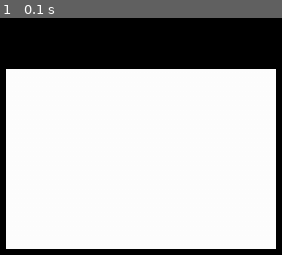
Above: before the commit, frame 1.
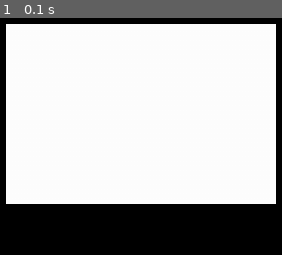
Above: after the commit, the same moment.

Repository: melekaylin/Proje
Game: pygame game, started from ekran.py
The game is run twice, just before and just after one commit, with the same random seed, the same clock (stepped at 60 frames per second) and the same inputs.
Inputs:
- Up to frame 1 (0.1 s): no input

The runs differ from the first frame. In frame 1, 36% of the frame differs, in the area x 2-98%, y 2-98%.

Commit message:
Update ekran.py

Diff:
--- a/ekran.py
+++ b/ekran.py
@@ -6,8 +6,8 @@
 siyah = 0, 0, 0
 beyaz = 255, 255, 255
 kırmızı = 255, 0, 0
-yesil = 90, 180, 90
-mavi = 3, 28, 252
+yesil = 0, 255, 0
+mavi = 0, 0, 255
 
 ekran = pg.display.set_mode( (en , boy) )
 
@@ -16,5 +16,5 @@
         if event.type == pg.QUIT :
             sys.exit() ;
         ekran.fill(siyah)
-        pg.draw.rect(ekran,beyaz,pg.Rect(10,300,300,200))
+        pg.draw.rect(ekran,beyaz,pg.Rect(10,250,300,200))
         pg.display.flip()
